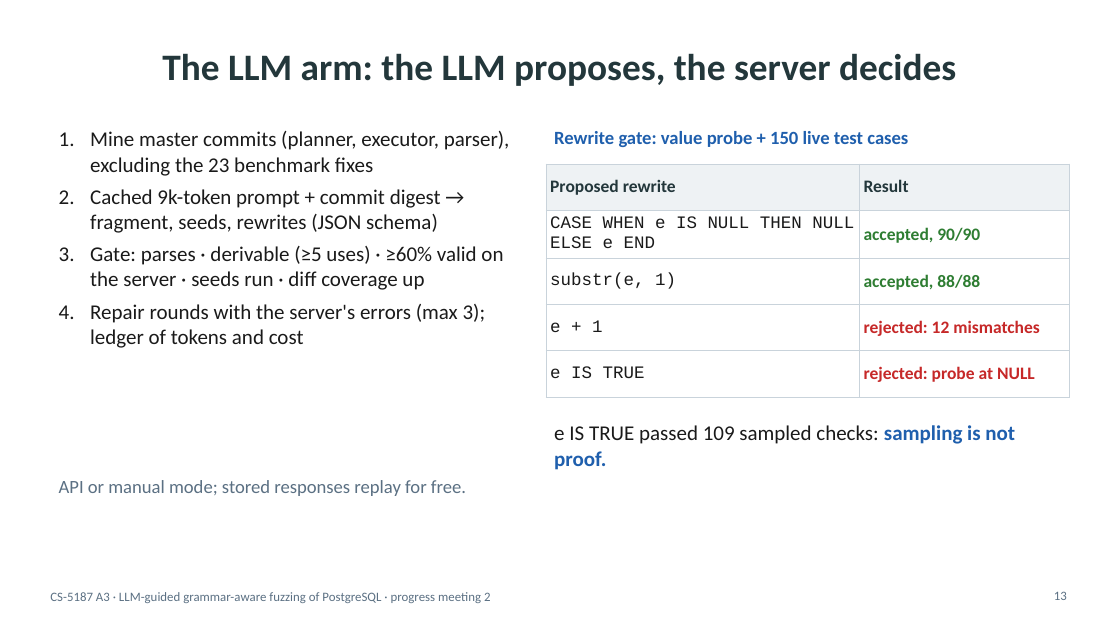
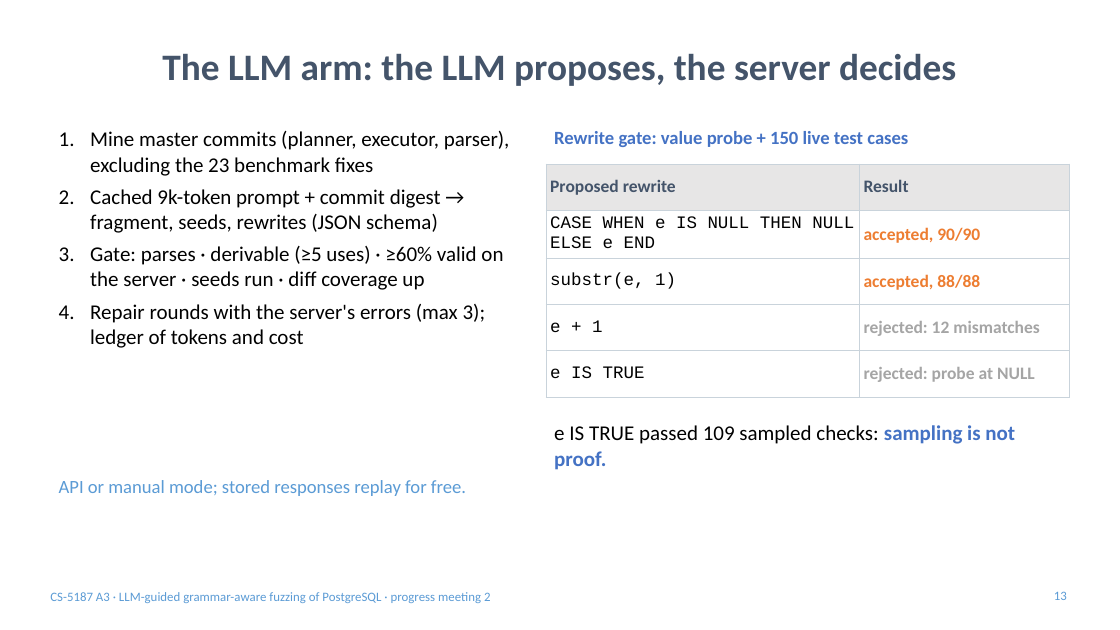
Before and after one commit to v28k/cs5187-term-project, a slide deck: slide 13 of docs/meeting2/slides/slides_meeting2.pptx. Drawn at 1120x630 pixels with LibreOffice and Linux fonts; fonts in the diff are those of the drawing. Boxes give left, top, right and bottom in pixels: in the first picture for what was removed or moved away, otherwise in the second. Text is boxed around its words. In the diff, an @@ line names an element or a change of style, - is before the commit and + after.

```diff
--- a/docs/meeting2/slides/slides_meeting2.pptx
+++ b/docs/meeting2/slides/slides_meeting2.pptx
@@ title "The LLM arm: the LLM ..." at (162, 54, 956, 86): text colour #23373B to #44546A @@
@@ text "Mine master commits (planner, executor, ..." at (90, 131, 510, 348): text colour #1A1A1A to #000000 @@
@@ text "Rewrite gate: value probe + ..." at (554, 131, 908, 147): text colour #1F5FAD to #4472C4 @@
@@ table at (546, 164, 1070, 386) @@
@@ fill #EEF2F4 to #E7E6E6 in row 1 @@
@@ text colour #23373B to #44546A in "Proposed rewrite", "Result" @@
@@ text colour #1A1A1A to #000000 in "CASE WHEN e IS NULL THEN NULL ...", "substr(e, 1)", "e + 1", "e IS TRUE" @@
@@ text colour #2E7D32 to #ED7D31 in "accepted, 90/90", "accepted, 88/88" @@
@@ text colour #C62828 to #A5A5A5 in "rejected: 12 mismatches", "rejected: probe at NULL" @@
@@ text "e IS TRUE passed 109 ..." at (554, 425, 1015, 470): text colour #1A1A1A to #000000 in "e IS TRUE passed 109 sampled checks:"; text colour #1F5FAD to #4472C4 in "sampling is not proof." @@
@@ text colour #5B7083 to #5B9BD5 in 3 elements at (59, 480, 466, 496), (1054, 591, 1067, 600), (50, 592, 490, 603) @@
```
Also in this commit, not shown: 22 other slides changed, 3 slides added, 4 slides removed, 12 other files.
